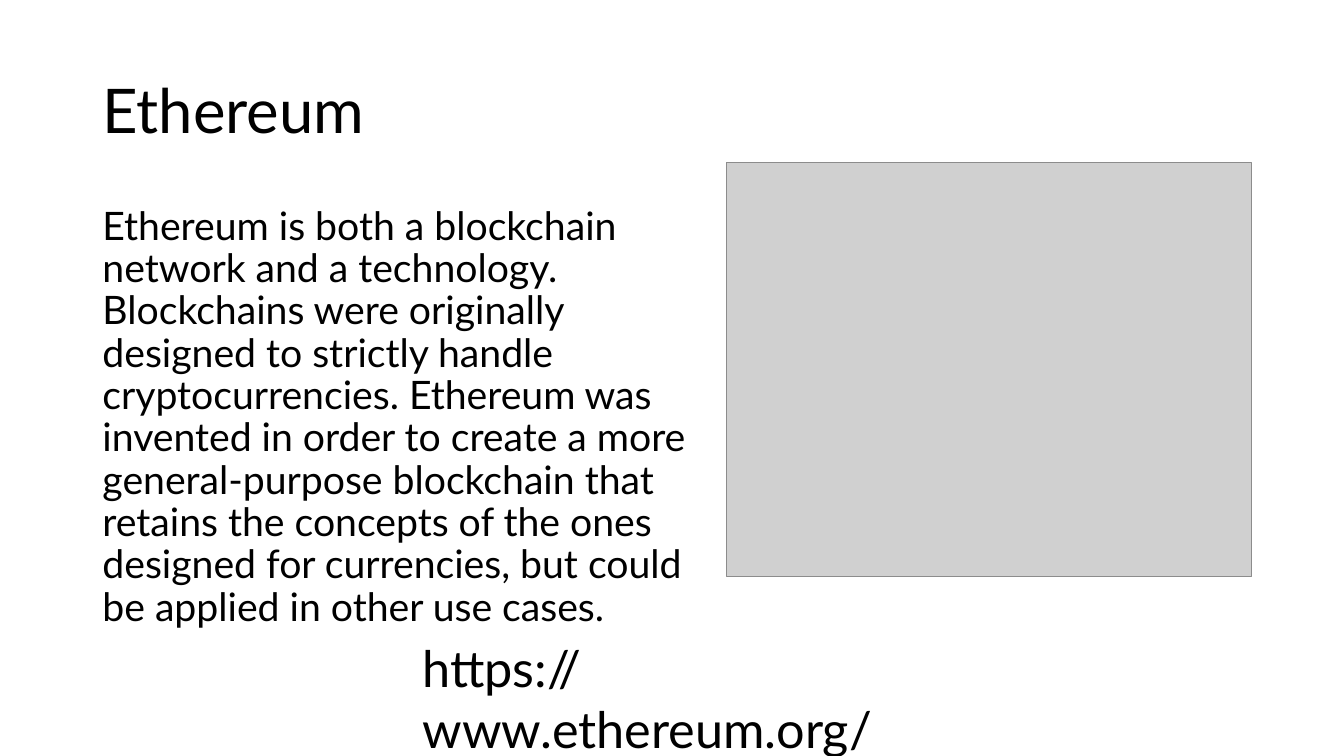
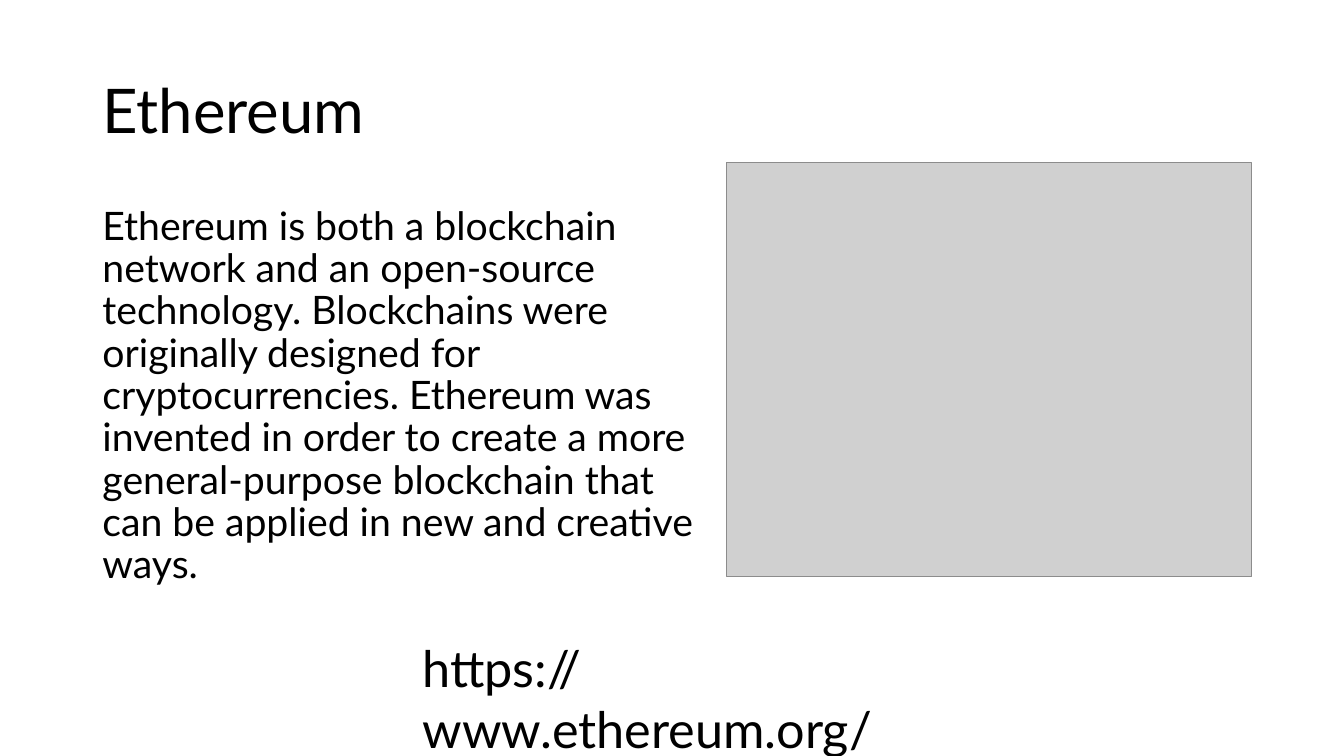
Before and after one commit to microsoft/AcademicContent, a slide deck: slide 6 of Workshop/19. Blockchain on Azure/Blockchain on Azure.pptx. Drawn at 1344x756 pixels with LibreOffice and Linux fonts; fonts in the diff are those of the drawing; grey boxes stand for pictures. Boxes give left, top, right and bottom in pixels: in the first picture for what was removed or moved away, otherwise in the second. Text is boxed around its words. In the diff, an @@ line names an element or a change of style, - is before the commit and + after.

Commit message:
Updated Blockchain slides

```diff
--- a/Workshop/19. Blockchain on Azure/Blockchain on Azure.pptx
+++ b/Workshop/19. Blockchain on Azure/Blockchain on Azure.pptx
@@ text at (102,211,692,585): text changed @@
-Ethereum is both a blockchain network and a technology. Blockchains were originally designed to strictly handle cryptocurrencies. Ethereum was invented in order to create a more general-purpose blockchain that retains the concepts of the ones designed for currencies, but could be applied in other use cases.
+Ethereum is both a blockchain network and an open-source technology. Blockchains were originally designed for cryptocurrencies. Ethereum was invented in order to create a more general-purpose blockchain that can be applied in new and creative ways.
```
Also in this commit, not shown: 12 other slides changed.
